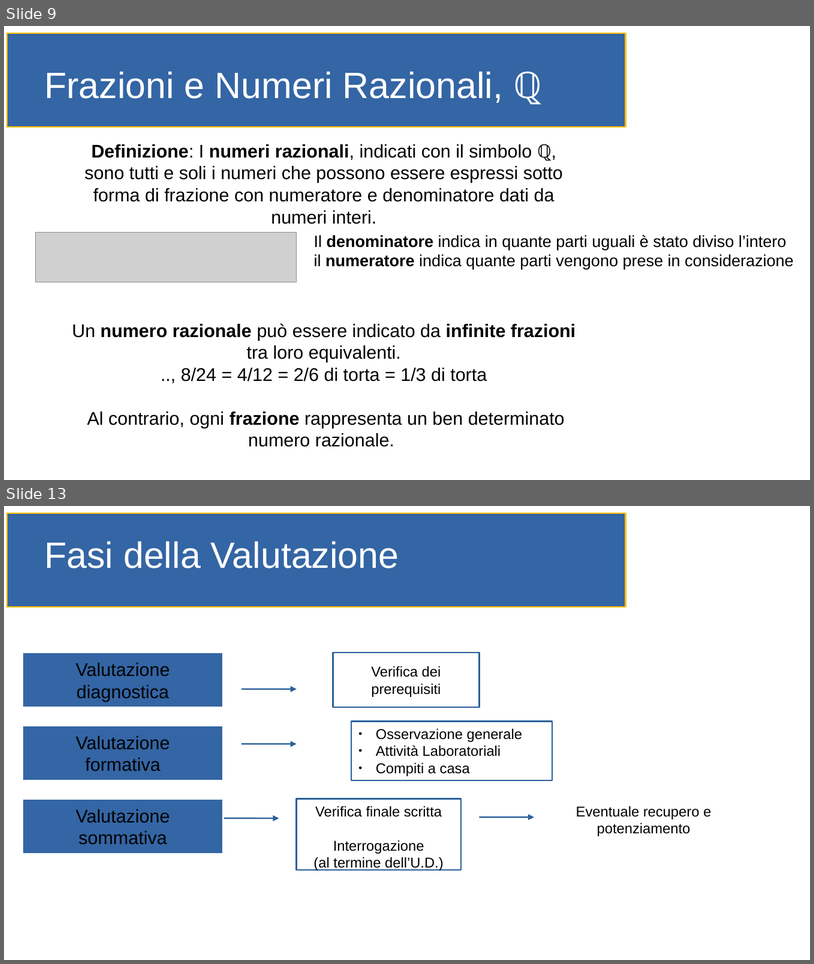
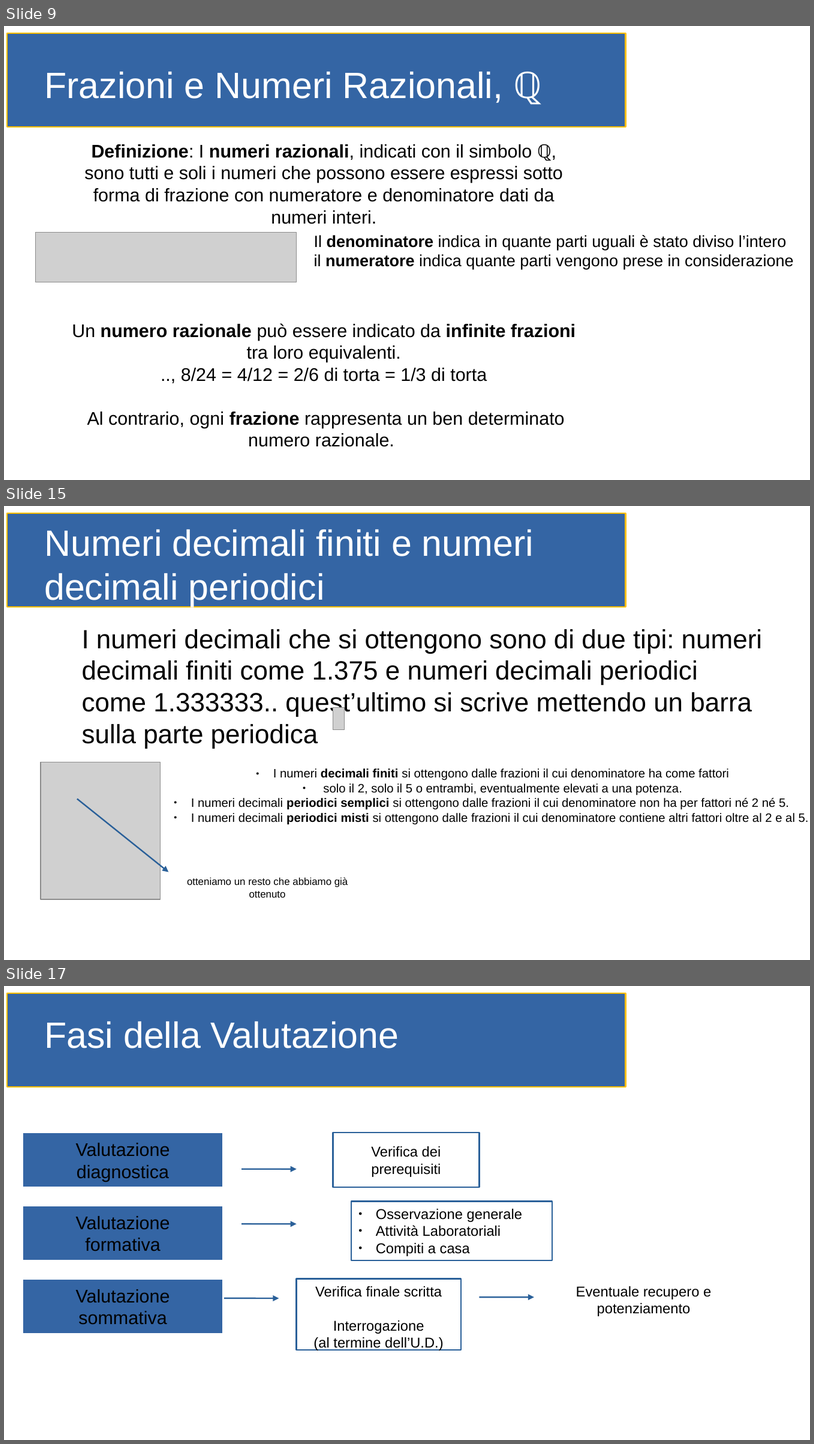
Before and after one commit to gioretikto/gioretikto.github.io, a slide deck: orale.odp. Shown one above the other, each under a label of ours: slides 9 and 13 before the commit, slides 9, 15 and 17 after it; the slides between them are not shown. The pictures are 814x964 and 814x1444 pixels, drawn with LibreOffice and Linux fonts; fonts in the diff are those of the drawing; grey boxes stand for pictures. Boxes give left, top, right and bottom in pixels: in the first picture for what was removed or moved away, otherwise in the second. Text is boxed around its words. In the diff, an @@ line names an element or a change of style, - is before the commit and + after.

```diff
--- a/orale.odp
+++ b/orale.odp
@@ slide 15 added at [4, 506, 810, 960], background #FFFFFF; not listed: 1 template element that a slide beside it also shows @@
@@ title added at [44, 529, 534, 607], 36 pt, text #FFFFFF @@
+Numeri decimali finiti e numeri decimali periodici
@@ text added at [82, 629, 763, 748], 26 pt, text #000000 @@
+I numeri decimali che si ottengono sono di due tipi: numeri decimali finiti come 1.375 e numeri decimali periodici come 1.333333.. quest’ultimo si scrive mettendo un barra sulla parte periodica
@@ picture added at [333, 707, 344, 730] @@
@@ picture added at [41, 762, 161, 899] @@
@@ text added at [191, 768, 809, 825], 12 pt, text #000000 @@
+● I numeri decimali finiti si ottengono dalle frazioni il cui denominatore ha come fattori
+● solo il 2, solo il 5 o entrambi, eventualmente elevati a una potenza.
+● I numeri decimali periodici semplici si ottengono dalle frazioni il cui denominatore non ha per fattori né 2 né 5.
+● I numeri decimali periodici misti si ottengono dalle frazioni il cui denominatore contiene altri fattori oltre al 2 e al 5.
@@ arrow added from (77, 799) to (168, 872), #2A6099 1.42 pt @@
@@ text added at [187, 877, 348, 897], 10 pt, text #000000 @@
+otteniamo un resto che abbiamo già ottenuto
@@ what was slide 13 is now slide 17 @@
```
Also in this commit, not shown: 5 slides changed, 8 other slides added, 2 slides removed.
